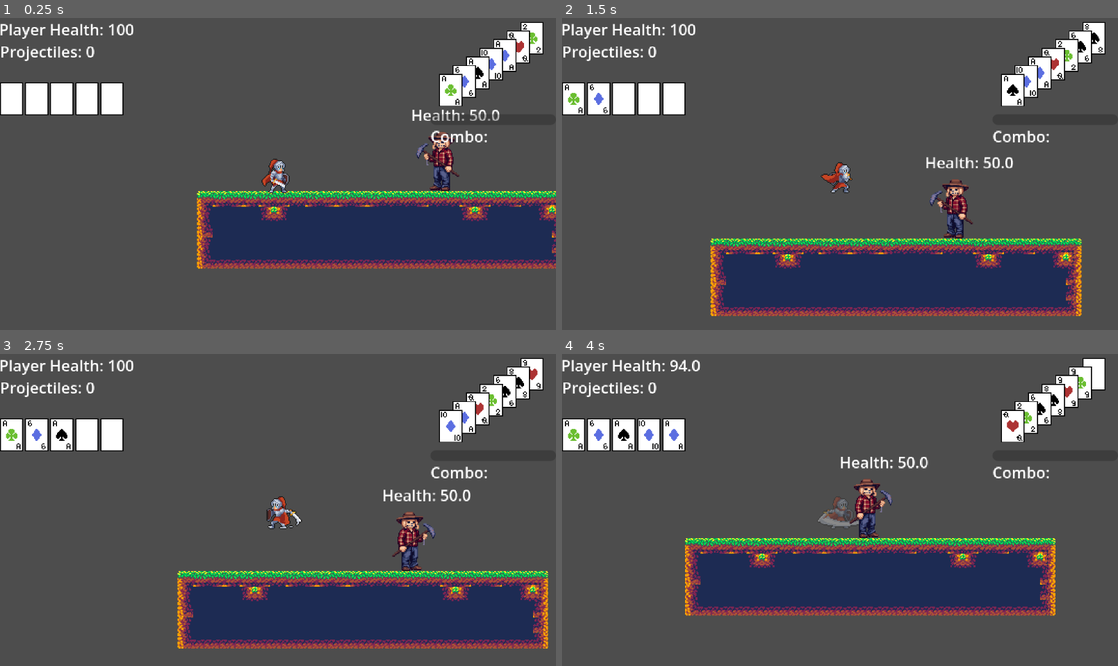
Above: before the commit, frames 1-4 (two rows, left to right).
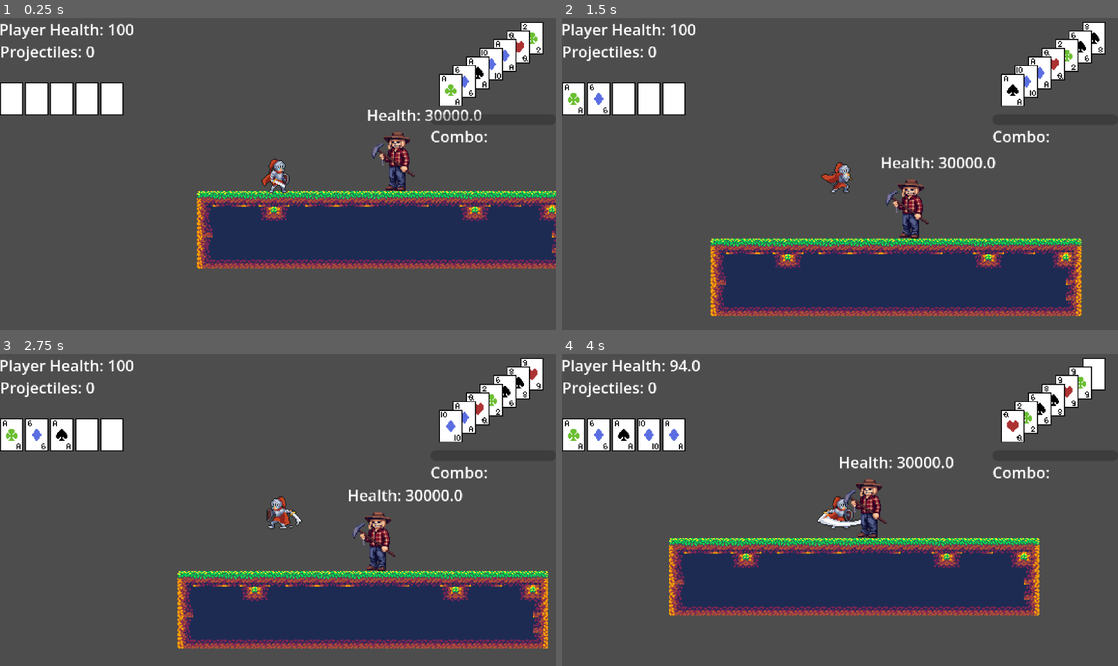
Above: after the commit, the same moments.

Repository: kli007/Bluff-All-In
Game: Godot game, scene res://main.tscn
Same seed, same stepped clock (60 frames per second), same inputs: the game is played once before the commit and once after it.
Inputs:
- Up to frame 1 (0.25 s): no input
- Up to frame 2 (1.5 s): tap Enter (Showdown) at 0.5 s; hold D (Move_Right) from 0.53 s (still down); tap , (Attack) at 0.6, 1.35 s; tap Space (Move_Jump) at 0.77 s
- Up to frame 3 (2.75 s): tap Space (Move_Jump) at 1.52 s; release D (Move_Right) at 2.03 s; hold A (Move_Left) from 2.03 s (still down); hold Shift (Burn) from 2.03 s (still down); tap , (Attack) at 2.3 s
- Up to frame 4 (4 s): release A (Move_Left) at 2.78 s; release Shift (Burn) at 2.78 s; hold D (Move_Right) from 2.78 s (still down); tap Caps Lock (Dash) at 2.85 s; tap Space (Move_Jump) at 3.02, 3.77 s; tap , (Attack) at 3.05, 3.8 s; tap Delete (Delete) at 3.6 s

The runs differ from the first frame. In frame 1, 1.9% of the frame differs, in the area x 66-90%, y 29-56%; in frame 2, 1.9%; in frame 3, 1.9%; in frame 4, 6.7%, in the area x 19-89%, y 32-84%.

Commit message:
hit priority system
added hit priority to attacks so only enough damage trigger i frames, and certain attacks can bypass them.

Diff:
--- a/Combat/combatManager.gd
+++ b/Combat/combatManager.gd
@@ -14,8 +14,7 @@
 			comboMultiplier = 0.0
 		accumDamage += damage
 		accumDmgChange.emit()
-	body.takeDamage(damage, knockback, pos)
-
+	body.takeDamage(damage, knockback, pos, damageType)
 
 func checkInValues(checkName: String) -> void:
 	print(checkName)
@@ -33,6 +32,17 @@
 func getRankText() -> String:
 	return values.getRankMult(accumDamage)
 
+func getAttackPriority(attack: String) -> int:
+	match attack:
+		"player_atk_dmg", "player_proj_dmg":
+			return 1
+		"hand_HC_dmg", "hand_pair_dmg", "enemy_small_contact_dmg":
+			return 3
+		"enemy_small_attack_dmg", "hand_2pair_dmg", "hand_3kind_dmg":
+			return 5
+		_:
+			return 7
+
 func getRankMultiplier(rank: String) -> float:
 	match rank:
 		"S":
--- a/Combat/combatValues.gd
+++ b/Combat/combatValues.gd
@@ -39,7 +39,7 @@
 	match damageType:
 		"player_atk_dmg", "player_proj_dmg", "hand_HC_dmg", "hand_pair_dmg", "enemy_small_contact_dmg":
 			return small_kb
-		"enemy_small_attack_dmg", "hand_Tpair_dmg", "hand_3kind_dmg", "hand_straight_dmg", "hand_flush_dmg":
+		"enemy_small_attack_dmg", "hand_2pair_dmg", "hand_3kind_dmg", "hand_straight_dmg", "hand_flush_dmg":
 			return medium_kb
 		_:
 			return large_kb
--- a/Enemy/charger_enemy.gd
+++ b/Enemy/charger_enemy.gd
@@ -18,6 +18,8 @@
 var targetPosition: float
 
 func _ready() -> void:
+	healthNode.invincibility_started.connect(func() -> void: effectNode.play('Invincible'))
+	healthNode.invincibility_ended.connect(func() -> void: effectNode.play('RESET'))
 	playerRay.add_exception(self)
 	speed = 50
 	max_health = 50
--- a/Enemy/enemy_template.gd
+++ b/Enemy/enemy_template.gd
@@ -14,6 +14,8 @@
 @export var speed: float = 150.0
 @export var jump_velocity: float = -400.0
 @export var max_health: float = 30000.0
+@export var max_hit_threshold: int = 5
+@export var invincibility_time: float = 300.0
 @export var cardDrop: int = 5
 
 var isKnockback: bool = false
@@ -21,6 +23,8 @@
 var direction: Vector2
 
 func _ready() -> void:
+	healthNode.invincibility_started.connect(func() -> void: effectNode.play('Invincible'))
+	healthNode.invincibility_ended.connect(func() -> void: effectNode.play('RESET'))
 	startHealth()
 
 func _physics_process(delta: float) -> void:
@@ -31,15 +35,9 @@
 	else:
 		movement()
 
-	effect_control()
 	flip_sprite()
 	move_and_slide()
 
-func effect_control() -> void:
-	if healthNode.isInvincible:
-		effectNode.play('Invincible')
-	else:
-		effectNode.play('RESET')
 
 func _on_enemy_health_changed() -> void:
 	hLabel.text = str("Health: ", healthNode.health)
@@ -47,12 +45,12 @@
 func startHealth() -> void:
 	healthNode.health_changed.connect(_on_enemy_health_changed)
 	healthNode.health_empty.connect(death)
-	healthNode.setMaxHealth(max_health)
+	healthNode.setAllValues(max_health, max_hit_threshold, invincibility_time)
 	hLabel.text = str("Health: ", max_health)
 
-func takeDamage(damage: float, knockback: float, playerPos: Vector2) -> void:
-	healthNode.takeHit(-damage)
-	takeKnockback(knockback, playerPos)
+func takeDamage(damage: float, knockback: float, playerPos: Vector2, damageType: String) -> void:
+	if healthNode.takeHit(-damage, damageType):
+		takeKnockback(knockback, playerPos)
 
 func takeKnockback(knockForce: float, playerPos: Vector2) -> void:
 	var knockbackDir = (global_position - playerPos).normalized()
--- a/Health/health.gd
+++ b/Health/health.gd
@@ -2,21 +2,32 @@
 
 signal health_changed
 signal health_empty
+signal invincibility_started
+signal invincibility_ended
 
 @export var health: float = 100.0
 @export var isInvincible: bool = false
+@export var currentHitPriority: int = 0
+
+
 @onready var iTimer: Timer = $InvincTimer
+@onready var hitTimer: Timer = $HitTimer
 
 var maxHealth: float = 100.0
-var iFrames: float = 0.5
+var iFrames: float = .5
+var hitThreshold: int = 5
 
-func takeHit(difference: float) -> void:
-	if not isInvincible:
-		changeHealth(difference)
-		isInvincible = true
-		iTimer.wait_time = iFrames
-		iTimer.start()
-
+func takeHit(difference: float, attack: String) -> bool:
+	if isInvincible:
+		if CombatManager.getAttackPriority(attack) < currentHitPriority:
+			return false
+	else:
+		hitTimer.start()
+	changeHealth(difference)
+	currentHitPriority += CombatManager.getAttackPriority(attack)
+	if currentHitPriority > hitThreshold:
+		startInvincible()
+	return true
 
 func changeHealth(difference: float) -> void:
 	health += difference
@@ -30,9 +41,28 @@
 	var difference: float = newHealth - health
 	changeHealth(difference)
 
-func setMaxHealth(newMax: float) -> void:
+func setAllValues(newMax: float, newThreshold: int, newIFrame: float) -> void:
 	maxHealth = newMax
+	hitThreshold = newThreshold
+	iFrames = newIFrame
 	health = maxHealth
+
+func startInvincible() -> void:
+	isInvincible = true
+	iTimer.start(iFrames)
+	hitTimer.stop()
+	invincibility_started.emit()
+
+func _on_hit_timer_timeout() -> void:
+	currentHitPriority = 0
 
 func _on_invinc_timer_timeout() -> void:
 	isInvincible = false
+	currentHitPriority = 0
+	invincibility_ended.emit()
+
+func reduceIframe() -> void:
+	pass
+
+func reducePriority() -> void:
+	pass
--- a/Health/health_manager.tscn
+++ b/Health/health_manager.tscn
@@ -8,4 +8,9 @@
 [node name="InvincTimer" type="Timer" parent="." unique_id=1962095054]
 one_shot = true
 
+[node name="HitTimer" type="Timer" parent="." unique_id=422334557]
+wait_time = 5.0
+one_shot = true
+
 [connection signal="timeout" from="InvincTimer" to="." method="_on_invinc_timer_timeout"]
+[connection signal="timeout" from="HitTimer" to="." method="_on_hit_timer_timeout"]
--- a/Player/player.gd
+++ b/Player/player.gd
@@ -41,6 +41,8 @@
 func _ready() -> void:
 	SaveManager.data_capture.connect(on_save_capture)
 	SaveManager.data_dispense.connect(on_save_dispense)
+	healthNode.invincibility_started.connect(func() -> void: effectNode.play('Invincible'))
+	healthNode.invincibility_ended.connect(func() -> void: effectNode.play('RESET'))
 	setPendCard()
 
 func _physics_process(delta: float) -> void:
@@ -59,10 +61,10 @@
 	if isActioning != State.ATTACK and isActioning != State.SHOWDOWN:
 		move_and_slide()
 		animation_control()
-		effect_control()
 		flip_sprite()
 		if not is_on_floor():
 			velocity += get_gravity() * delta
+
 
 func animation_control() -> void:
 	if velocity.y < 0:
@@ -74,11 +76,6 @@
 	else:
 		animNode.play('Idle')
 
-func effect_control() -> void:
-	if healthNode.isInvincible:
-		effectNode.play('Invincible')
-	else:
-		effectNode.play('RESET')
 
 func flip_sprite() -> void:
 	if direction.x < 0:
@@ -129,10 +126,9 @@
 func _on_trick_timer_timeout() -> void:
 	isActioning = State.NOTHING
 
-func takeDamage(damage: float, knockback: float, playerPos: Vector2) -> void:
-	healthNode.takeHit(-damage)
-	takeKnockback(knockback, playerPos)
-
+func takeDamage(damage: float, knockback: float, playerPos: Vector2, damageType: String) -> void:
+	if healthNode.takeHit(-damage, damageType):
+		takeKnockback(knockback, playerPos)
 
 func takeKnockback(knockForce: float, playerPos: Vector2) -> void:
 	var knockbackDir = (global_position - playerPos).normalized()
@@ -154,7 +150,7 @@
 		State.SHOWDOWN:
 			damage = deckNode.lastPlayedHand
 			comboSignal = deckNode.emitHand
-	if body is CharacterBody2D and body.name != 'Player':
+	if body is CharacterBody2D and body.name != 'Player' and not body.healthNode.isInvincible:
 		comboChanged.emit(comboSignal)
 		CombatManager.dealDamage(damage, body, global_position, self.name)
 
--- a/Projectiles/projectile.gd
+++ b/Projectiles/projectile.gd
@@ -30,6 +30,7 @@
 	if exceptionArray.has(body):
 		return
 	elif body is CharacterBody2D:
-		CombatManager.dealDamage('player_proj_dmg', body, global_position, "Player")
-		hitTarget.emit()
+		if not body.healthNode.isInvincible:
+			CombatManager.dealDamage('player_proj_dmg', body, global_position, "Player")
+			hitTarget.emit()
 		queue_free()
--- a/main.tscn
+++ b/main.tscn
@@ -5,7 +5,7 @@
 [ext_resource type="PackedScene" uid="uid://d20v3s7mqbsg5" path="res://Player/Player.tscn" id="2_0xm2m"]
 [ext_resource type="PackedScene" uid="uid://bc4g2w3j8inqx" path="res://Cards/PlayedCards.tscn" id="3_1bvp3"]
 [ext_resource type="PackedScene" uid="uid://ce7wj45lpekfs" path="res://Cards/PendCards.tscn" id="3_h2yge"]
-[ext_resource type="PackedScene" uid="uid://ddcrwp75cqmlj" path="res://Enemy/chargerEnemy.tscn" id="4_kek77"]
+[ext_resource type="PackedScene" uid="uid://d12prubm8tkvv" path="res://Enemy/enemyTemplate.tscn" id="4_kek77"]
 [ext_resource type="Script" uid="uid://bupjwinwws13a" path="res://Health/player_health.gd" id="5_7mycd"]
 [ext_resource type="Script" uid="uid://vqjxie4pbklg" path="res://Projectiles/player_projectiles.gd" id="6_272bh"]
 [ext_resource type="PackedScene" uid="uid://c6gwf1rure1a0" path="res://Combat/player_combo.tscn" id="9_kek77"]
@@ -22,8 +22,8 @@
 [node name="RemoteTransform2D" type="RemoteTransform2D" parent="Player" unique_id=226148389]
 remote_path = NodePath("../../Camera2D")
 
-[node name="ChargerEnemy" parent="." unique_id=688067766 instance=ExtResource("4_kek77")]
-position = Vector2(267, 24)
+[node name="EnemyTemplate" parent="." unique_id=688067766 instance=ExtResource("4_kek77")]
+position = Vector2(221, 17)
 
 [node name="Camera2D" type="Camera2D" parent="." unique_id=919362061]
 position = Vector2(99, 16)
